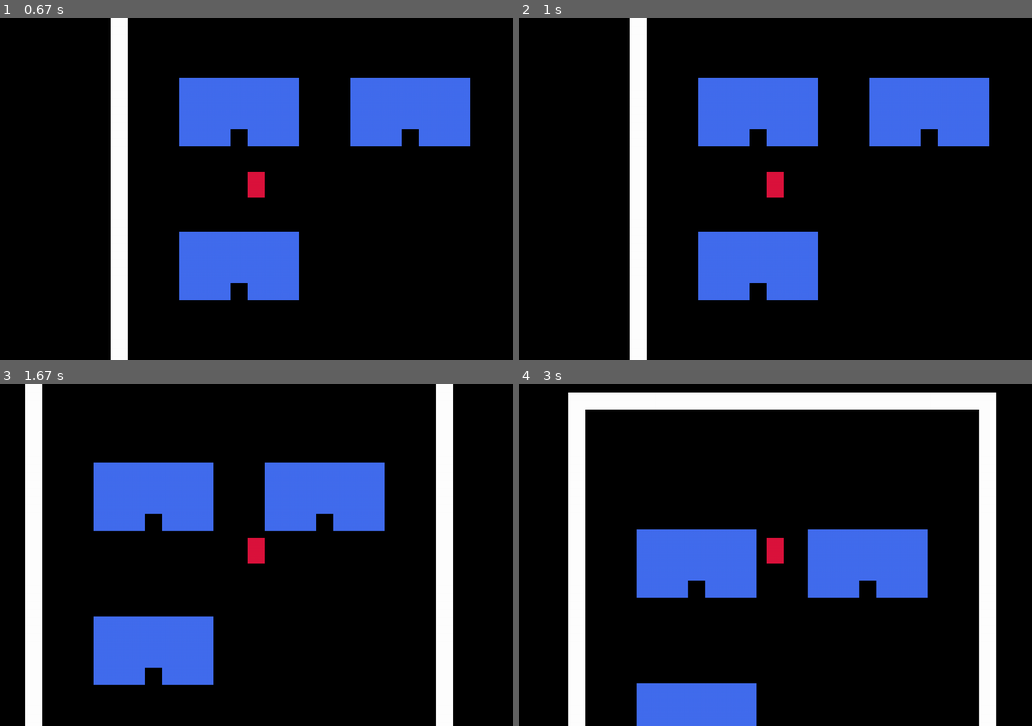
Above: before the commit, frames 1-4 (two rows, left to right).
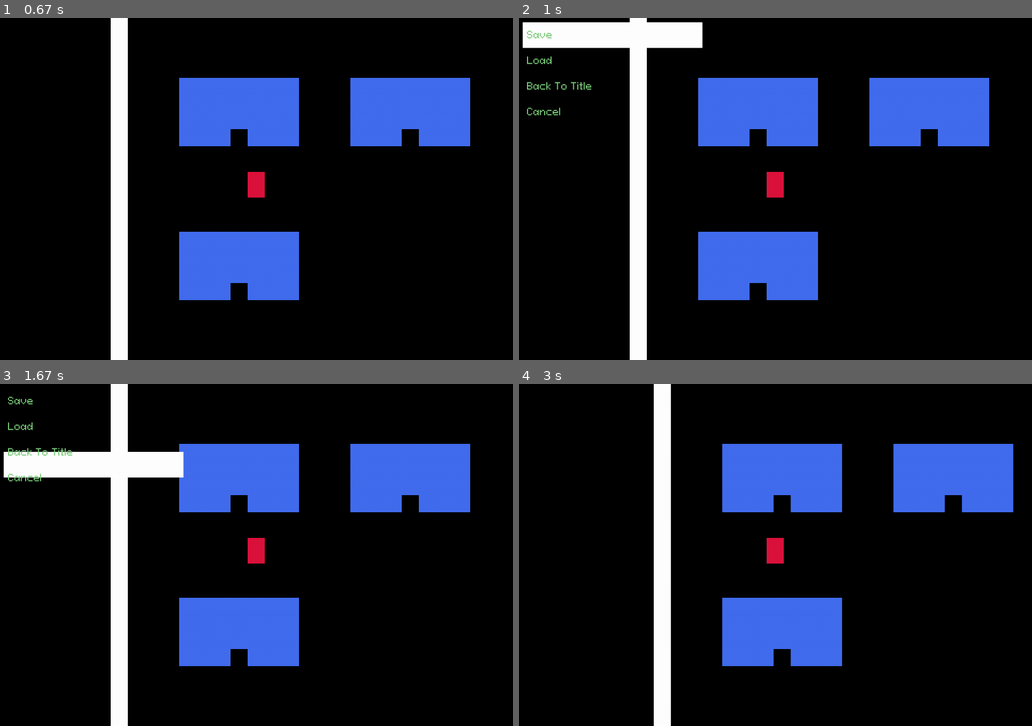
Above: after the commit, the same moments.

Repository: kritserv/rpg-maker-style-top-down-game-template
Game: pygame game, started from main.py
The game is run twice, just before and just after one commit, with the same random seed, the same clock (stepped at 60 frames per second) and the same inputs.
Inputs:
- Up to frame 1 (0.67 s): tap Enter at 0.33 s
- Up to frame 2 (1 s): tap X at 0.67 s
- Up to frame 3 (1.67 s): hold Right 1-1.47 s; hold Up from 1.5 s (still down)
- Up to frame 4 (3 s): release Up at 1.97 s; tap 0 at 2.5 s; hold Left from 2.83 s (still down)

Frame 1 is identical in both runs. In frame 2, 2.7% of the frame differs, in the area x 0-36%, y 1-29%; in frame 3, 29%; in frame 4, 37%, in the area x 9-97%, y 0-100%.

Commit message:
fix cant open pause menu

Diff:
--- a/main.py
+++ b/main.py
@@ -176,7 +176,7 @@
 					pass
 				elif selected == "Back To Title":
 					game_state = "title_screen_menu"
-				elif selected == "Cancel" or cancel:
+				elif selected == "Cancel":
 					pause = False
 
 			# ================= [ MAIN GRAPHIC ] ===============
